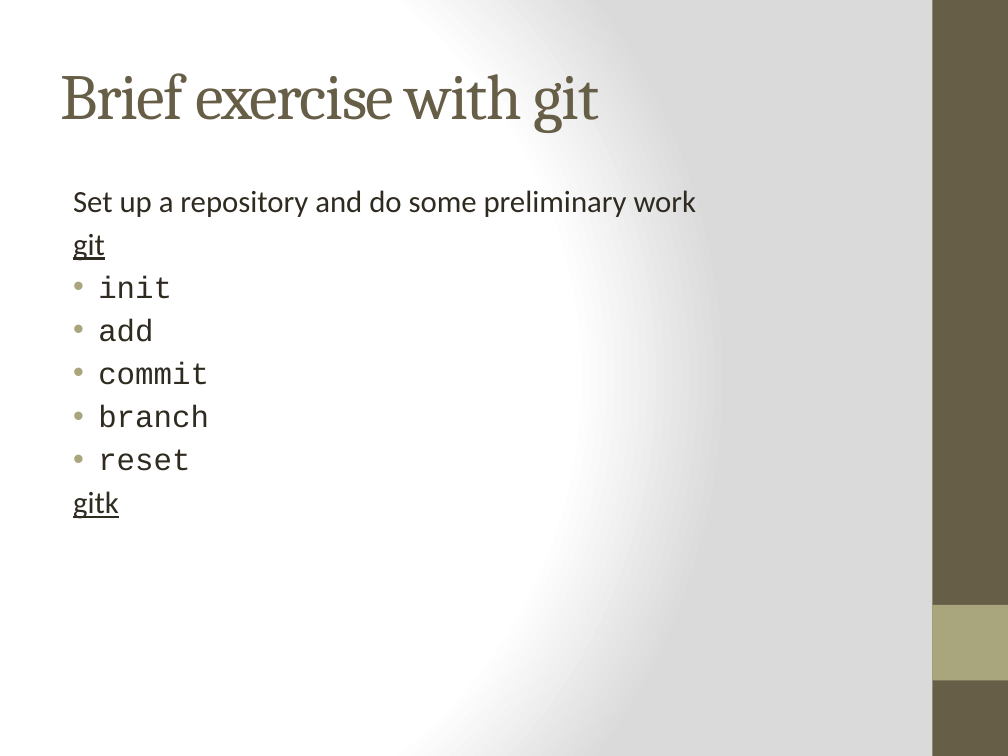
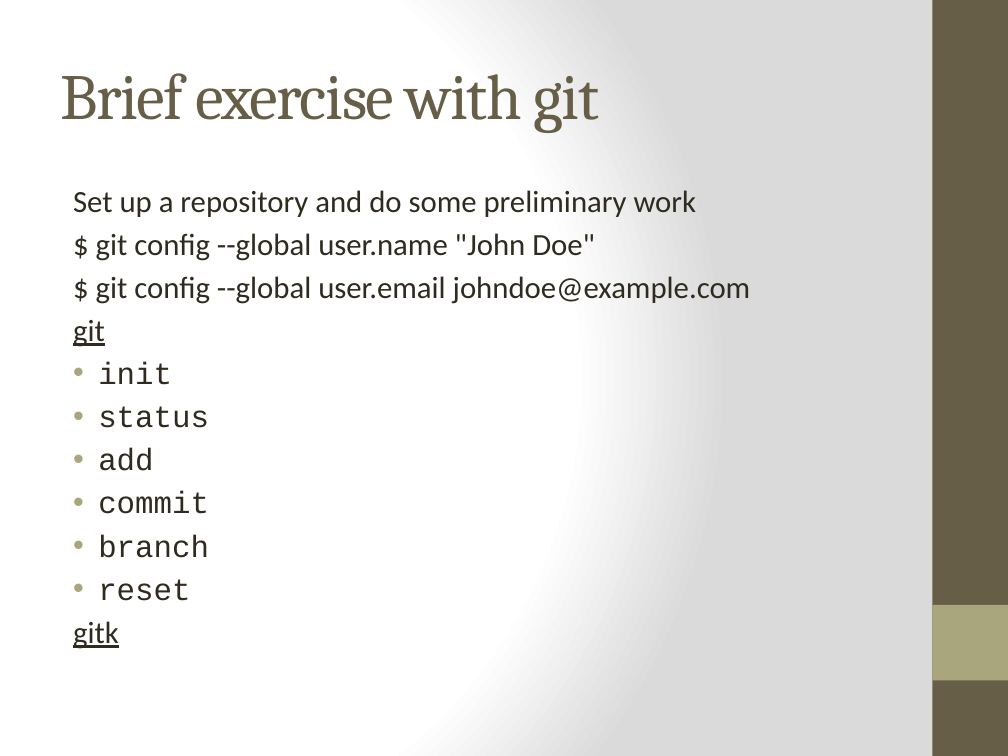
Before and after one commit to CSU-QSPT/PBPK-workshop, a slide deck: slide 5 of Day1_AM/Computer_Setup_and_RevisionControl.pptx. Drawn at 1008x756 pixels with LibreOffice and Linux fonts; fonts in the diff are those of the drawing. Boxes give left, top, right and bottom in pixels: in the first picture for what was removed or moved away, otherwise in the second. Text is boxed around its words. In the diff, an @@ line names an element or a change of style, - is before the commit and + after.

Commit message:
Add some content to the revision control section

```diff
--- a/Day1_AM/Computer_Setup_and_RevisionControl.pptx
+++ b/Day1_AM/Computer_Setup_and_RevisionControl.pptx
@@ text at <box>96,233,751,304</box>: paragraphs added @@
+$ git config --global user.name "John Doe"
+$ git config --global user.email johndoe@example.com
@@ text at <box>98,406,209,428</box>: paragraph added @@
+• status
```
